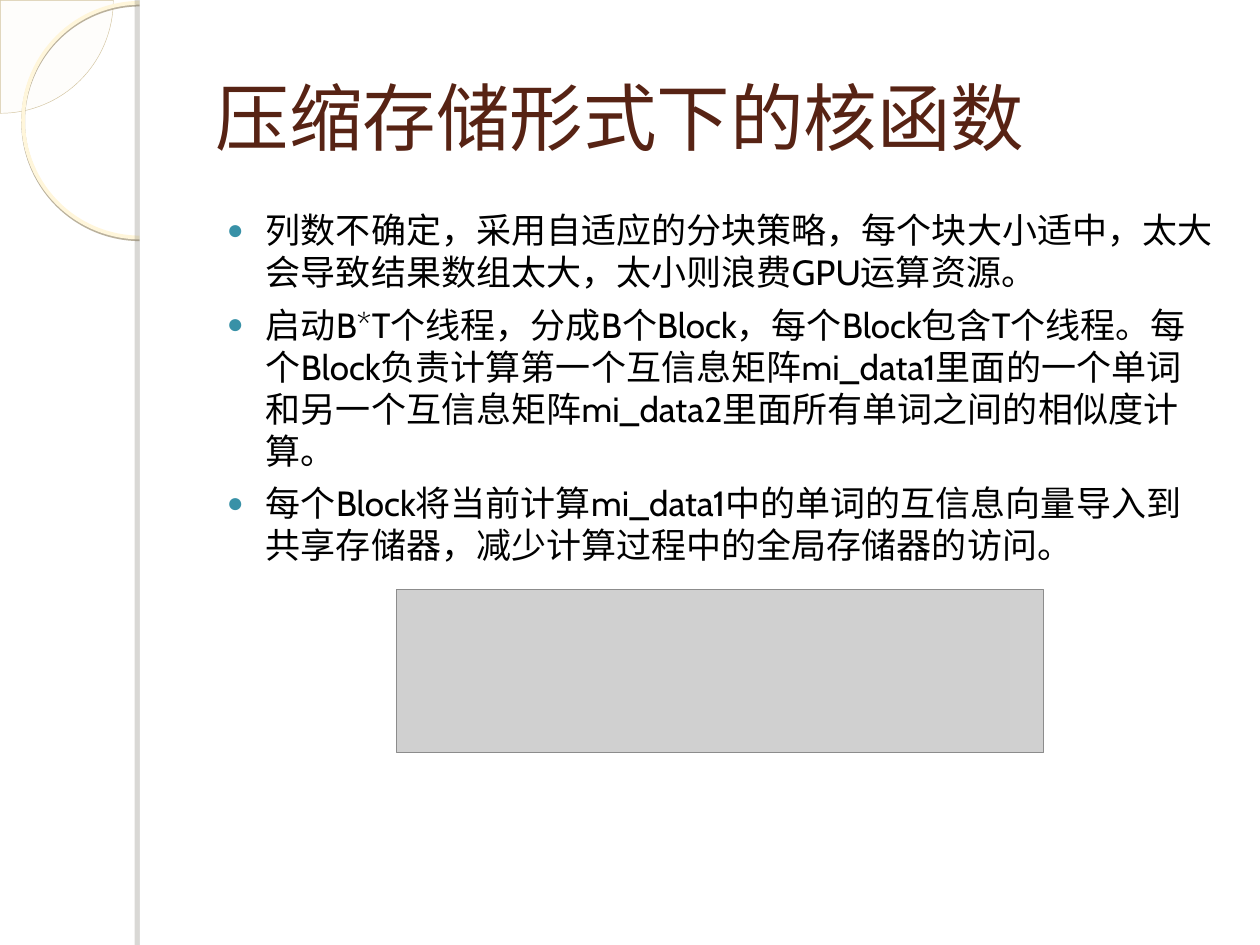
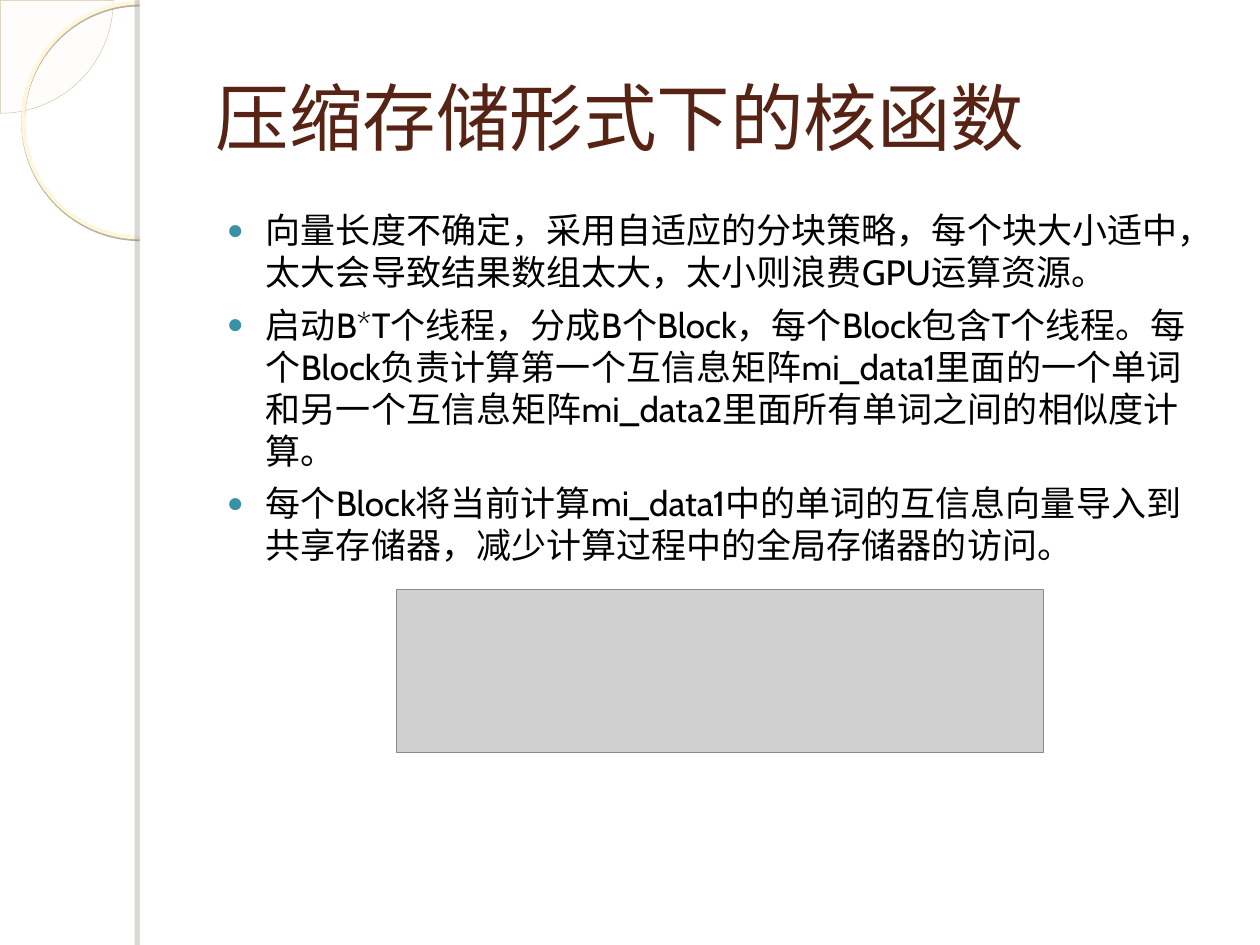
Before and after one commit to WangJunqiao/Tech-Study, a slide deck: slide 19 of 答辩.ppt. Drawn at 1260x945 pixels with LibreOffice and Linux fonts; fonts in the diff are those of the drawing; grey boxes stand for pictures; background and template pictures are left out. Boxes give left, top, right and bottom in pixels: in the first picture for what was removed or moved away, otherwise in the second. Text is boxed around its words. In the diff, an @@ line names an element or a change of style, - is before the commit and + after.

```diff
--- a/答辩.ppt
+++ b/答辩.ppt
@@ text at <box>266,213,1212,289</box>: text changed @@
-● 列数不确定，采用自适应的分块策略，每个块大小适中，太大会导致结果数组太大，太小则浪费GPU运算资源。
+● 向量长度不确定，采用自适应的分块策略，每个块大小适中，太大会导致结果数组太大，太小则浪费GPU运算资源。
```
Also in this commit, not shown: 5 other slides changed.
